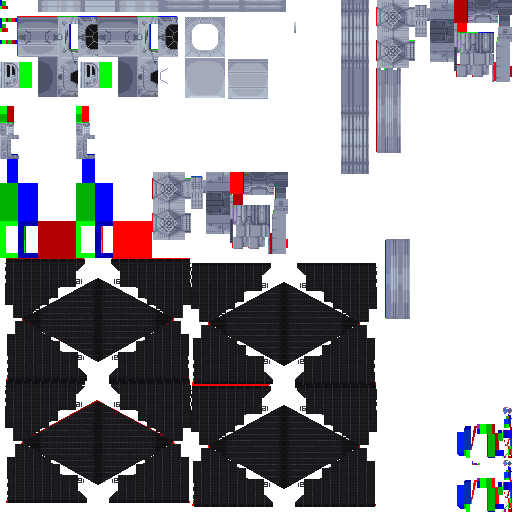
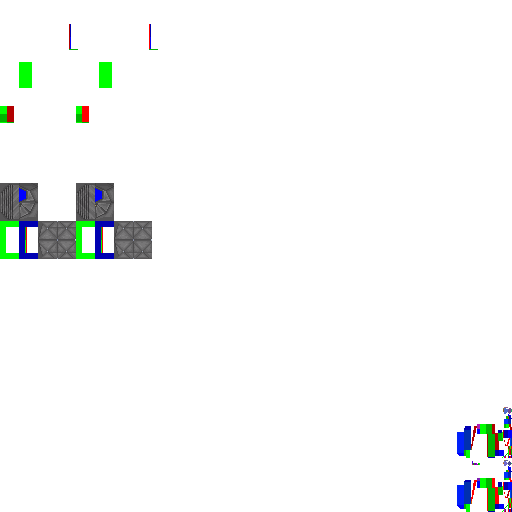
The second 512×512 image is a revision of the first. Changes to its layers:
hid "Solar Panels #1" over (x1=5, y1=253, x2=377, y2=507)
hid "Metal", painted on it over (x1=0, y1=0, x2=512, y2=319)
added layer "Interior" above "glass" over (x1=0, y1=183, x2=152, y2=259)
hid "glass", painted on it over (x1=6, y1=0, x2=296, y2=202)
added layer "TIE_LN_UV.png copy" above "TIE_LN_UV.png" over (x1=0, y1=24, x2=512, y2=507)
hid "TIE_LN_UV.png", painted on it over (x1=0, y1=0, x2=512, y2=507)
